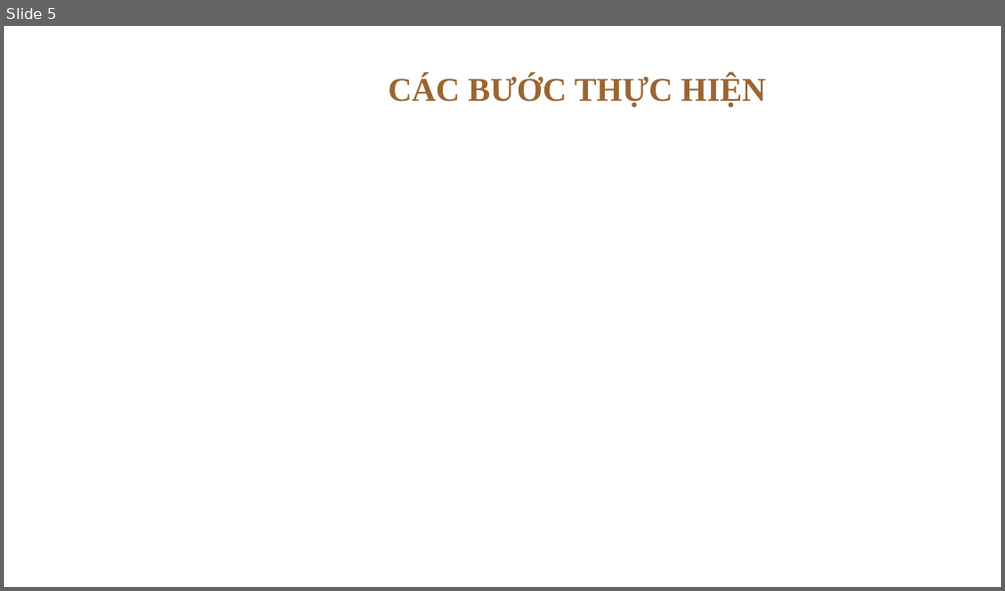
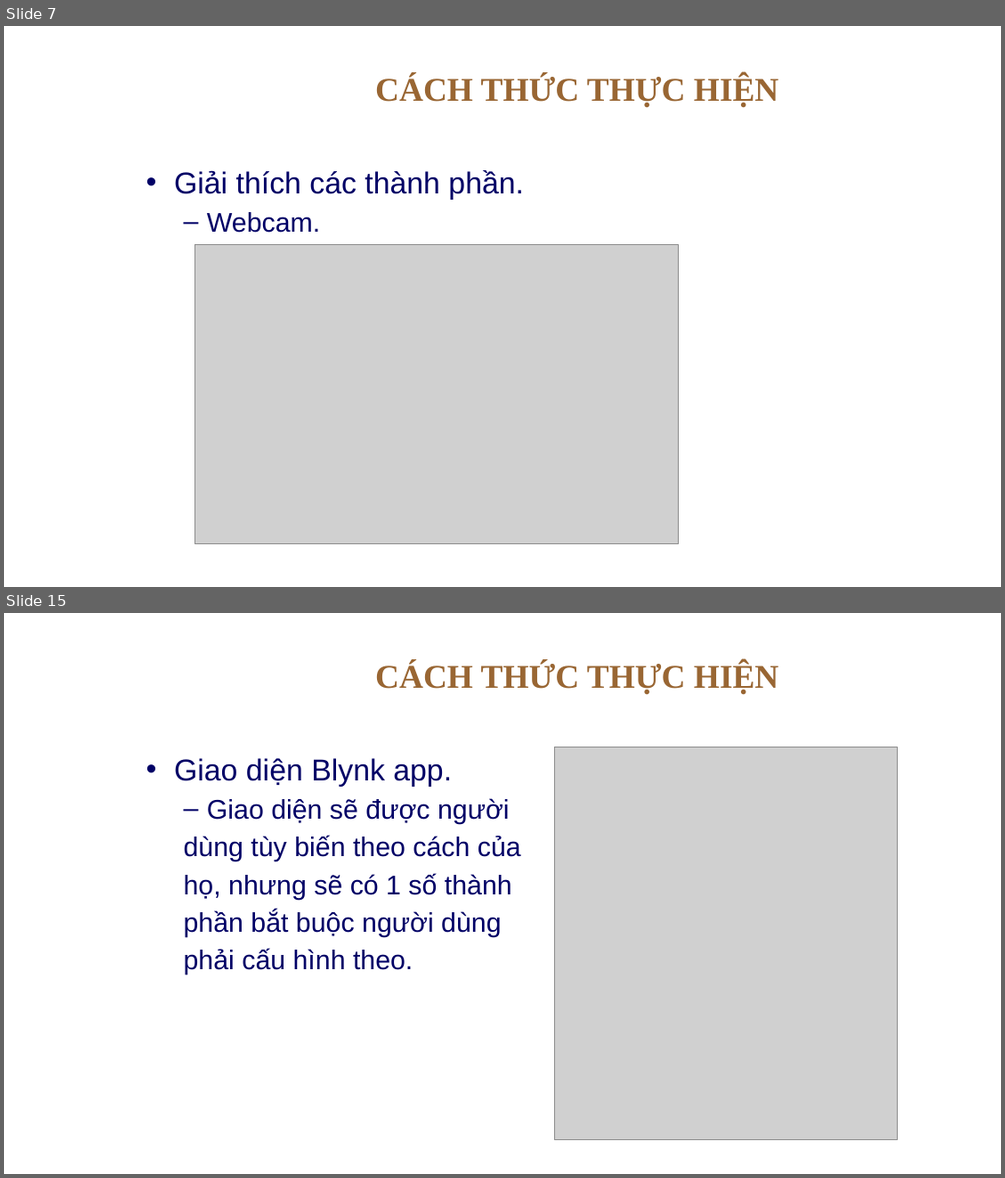
Before and after one commit to nhatduyEE/Master, a slide deck: BaoCao/baoCao.pptx. Shown one above the other, each under a label of ours: slide 5 before the commit, slides 7 and 15 after it; the slides between them are not shown. The pictures are 1005x591 and 1005x1178 pixels, drawn with LibreOffice and Linux fonts; fonts in the diff are those of the drawing; grey boxes stand for pictures; background and template pictures are left out. Boxes give left, top, right and bottom in pixels: in the first picture for what was removed or moved away, otherwise in the second. Text is boxed around its words. In the diff, an @@ line names an element or a change of style, - is before the commit and + after.

```diff
--- a/BaoCao/baoCao.pptx
+++ b/BaoCao/baoCao.pptx
@@ slide 15 added at [4, 613, 1001, 1174], background picture (left out) @@
@@ title added at [375, 662, 778, 694], 32 pt, text #996633, bold @@
+CÁCH THỨC THỰC HIỆN
@@ text added at [174, 758, 521, 975], 26 pt, text #000066 @@
+• Giao diện Blynk app.
+  – Giao diện sẽ được người
+  dùng tùy biến theo cách của
+  họ, nhưng sẽ có 1 số thành
+  phần bắt buộc người dùng
+  phải cấu hình theo.
@@ picture added at [554, 747, 897, 1140] @@
@@ what was slide 5 is now slide 7 @@
@@ slide 7 changed as well @@
@@ title at [375, 75, 778, 107]: text changed @@
-CÁC BƯỚC THỰC HIỆN
+CÁCH THỨC THỰC HIỆN
@@ text added at [174, 170, 524, 232], 29 pt, text #000066 @@
+• Giải thích các thành phần.
+  – Webcam.
@@ picture added at [195, 244, 679, 543] @@
```
Also in this commit, not shown: 4 other slides changed, 11 other slides added, 7 other files.
